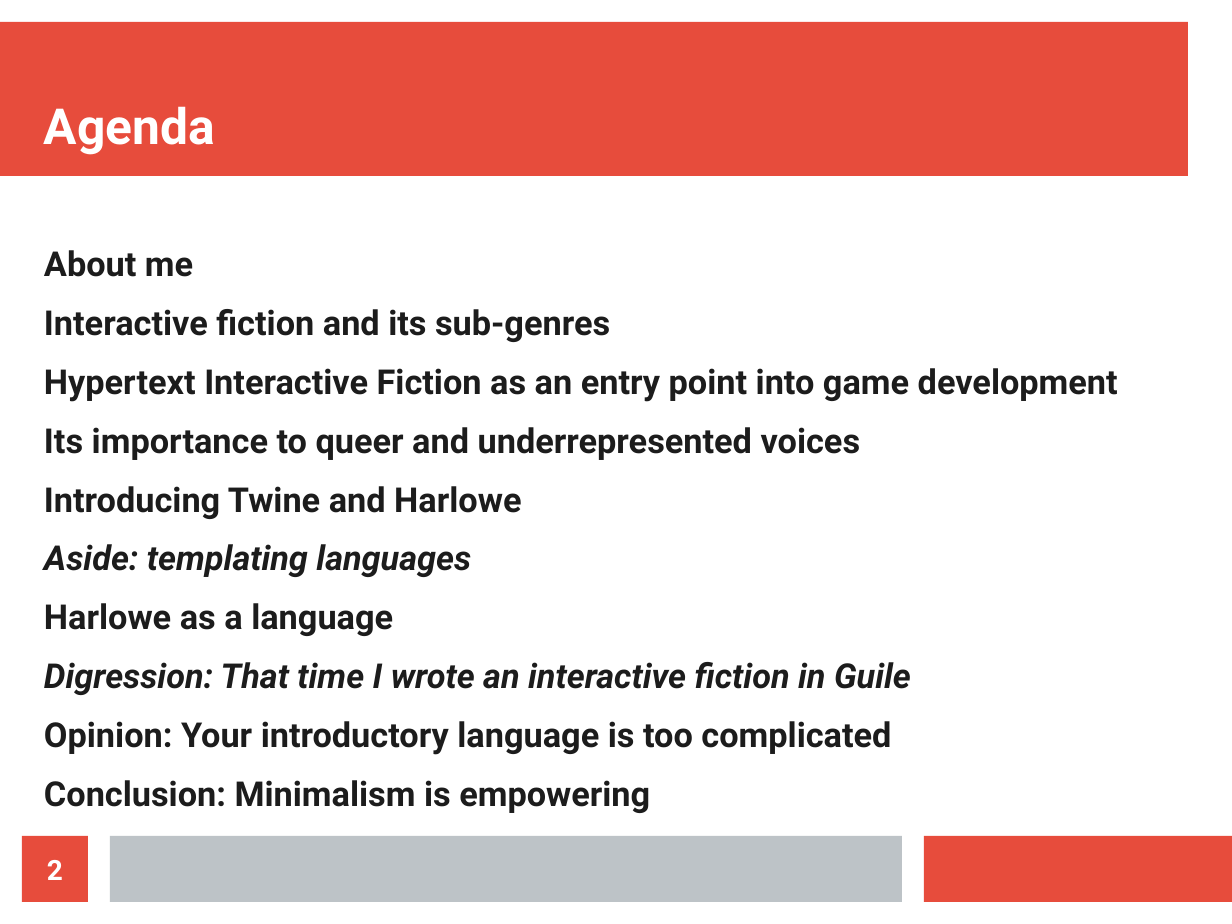
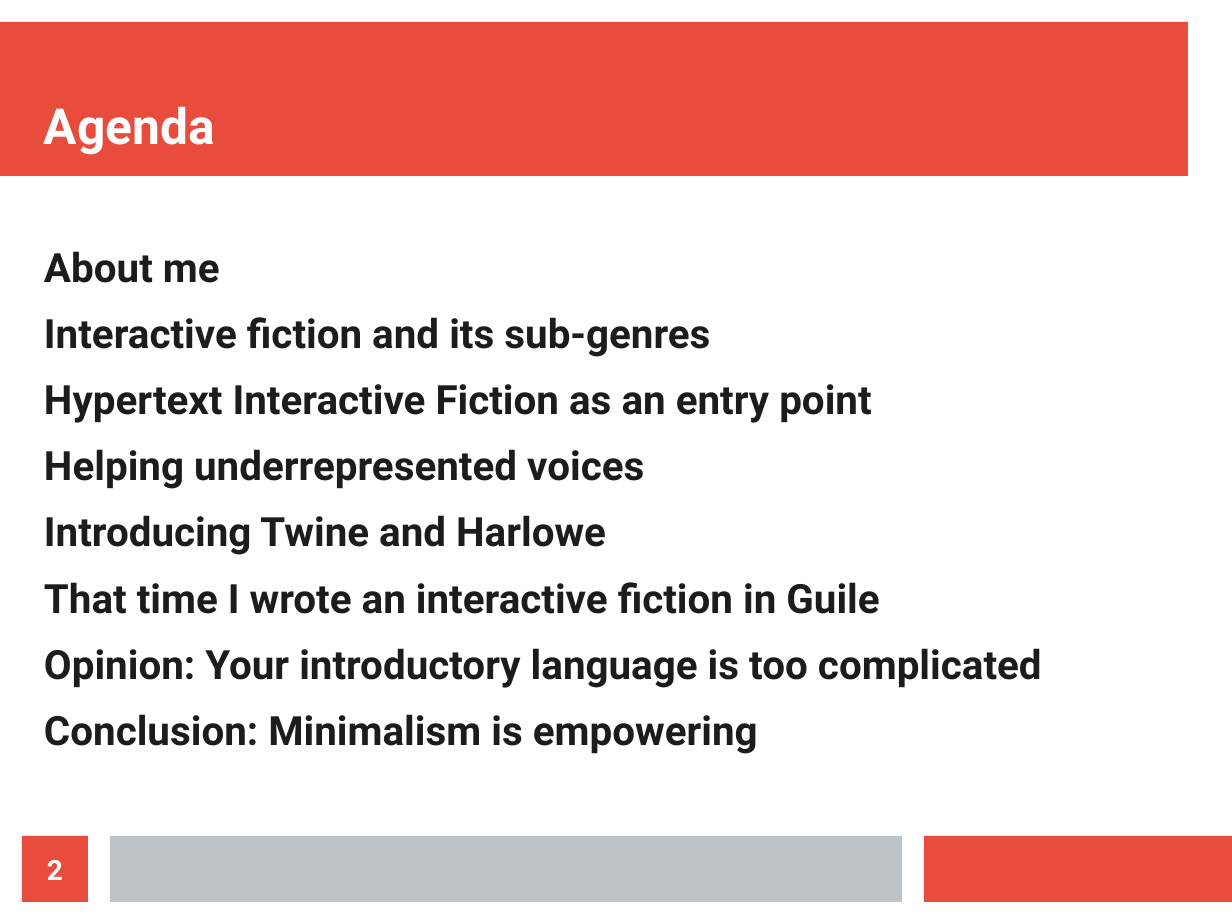
Before and after one commit to spk121/fosdem2019, a slide deck: slide 2 of ScriptingIF.odp. Drawn at 1232x924 pixels with LibreOffice and Linux fonts; fonts in the diff are those of the drawing. Boxes give left, top, right and bottom in pixels: in the first picture for what was removed or moved away, otherwise in the second. Text is boxed around its words. In the diff, an @@ line names an element or a change of style, - is before the commit and + after.

```diff
--- a/ScriptingIF.odp
+++ b/ScriptingIF.odp
@@ text at bbox=[44, 251, 1042, 754]: size 22.1 to 26 pt in "About me", "Interactive fiction and its sub-genres", "Introducing Twine and Harlowe", "Opinion: Your introductory language is too complicated" and 1 more places @@
@@ text at bbox=[44, 384, 871, 489]: text changed; size 22.1 to 26 pt @@
-Hypertext Interactive Fiction as an entry point into game development
-Its importance to queer and underrepresented voices
+Hypertext Interactive Fiction as an entry point
+Helping underrepresented voices
@@ text at bbox=[44, 582, 879, 614]: text changed; size 22.1 to 26 pt; italic off @@
-Aside: templating languages
-Harlowe as a language
-Digression: That time I wrote an interactive fiction in Guile
+That time I wrote an interactive fiction in Guile
```
Also in this commit, not shown: 10 other slides changed, 16 slides added, 2 slides removed, 7 other files.
